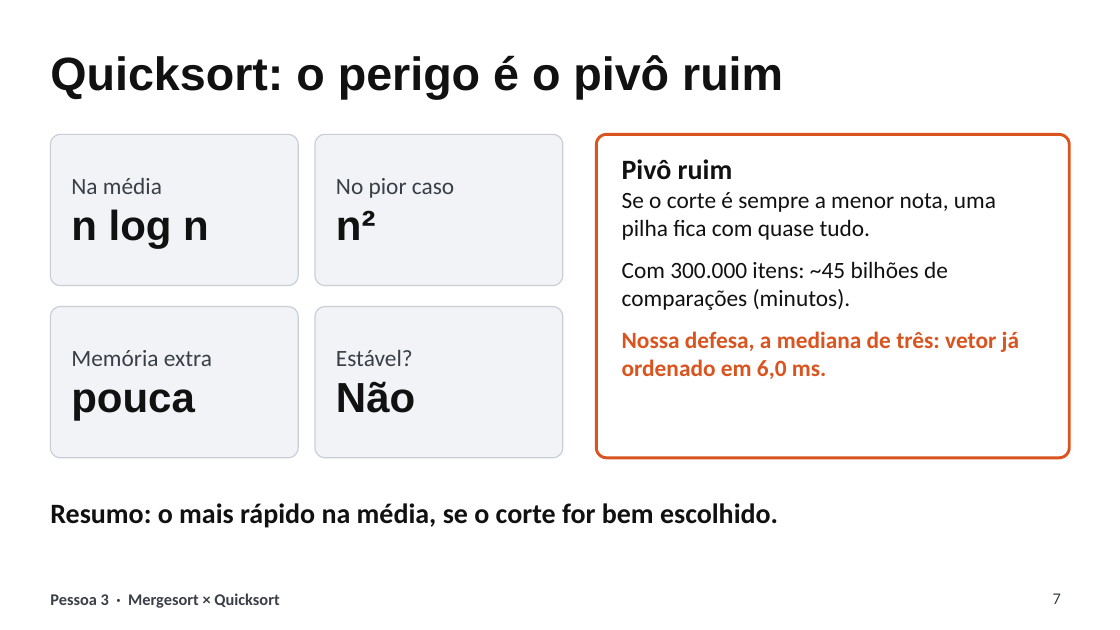
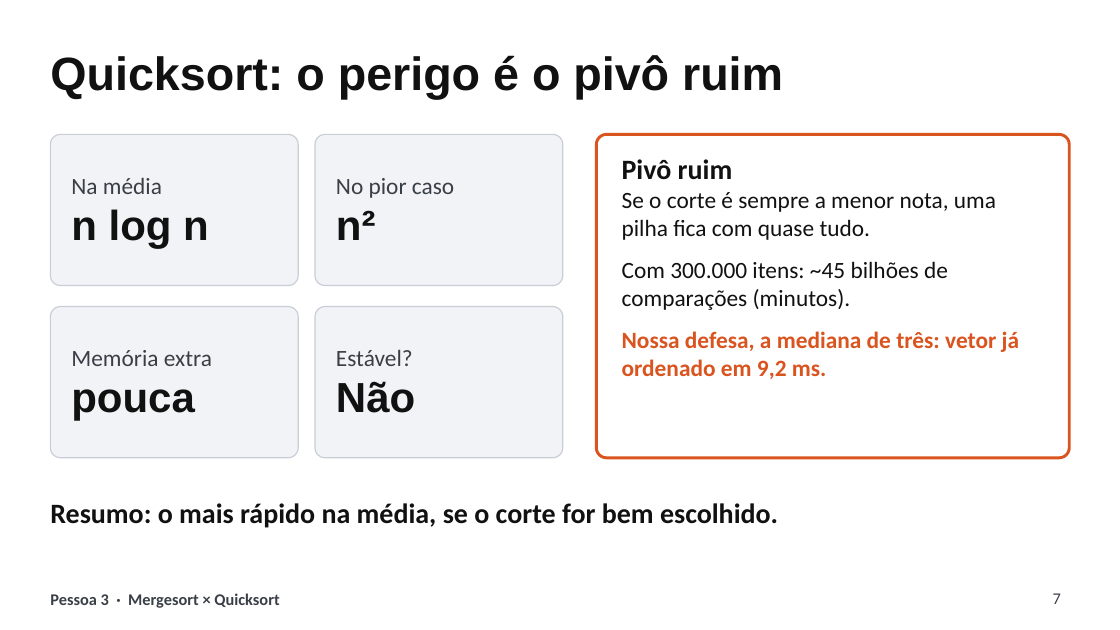
Before and after one commit to guint3r/Trabalho_Simulador_OS, a slide deck: slide 7 of trabalho_ordenacao/apresentacao/slides.pptx. Drawn at 1120x630 pixels with LibreOffice and Linux fonts; fonts in the diff are those of the drawing. Boxes give left, top, right and bottom in pixels: in the first picture for what was removed or moved away, otherwise in the second. Text is boxed around its words. In the diff, an @@ line names an element or a change of style, - is before the commit and + after.

```diff
--- a/trabalho_ordenacao/apresentacao/slides.pptx
+++ b/trabalho_ordenacao/apresentacao/slides.pptx
@@ text at (x1=622, y1=331, x2=1019, y2=379): text changed @@
-Nossa defesa, a mediana de três: vetor já ordenado em 6,0 ms.
+Nossa defesa, a mediana de três: vetor já ordenado em 9,2 ms.
```
Also in this commit, not shown: 8 other slides changed, 31 other files.
